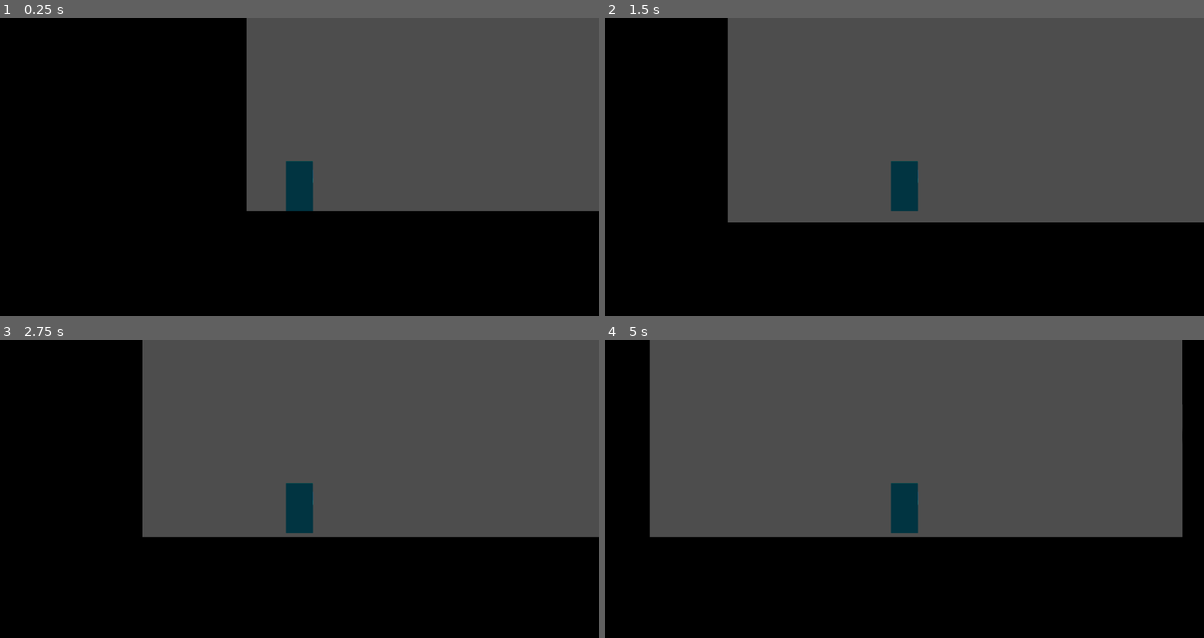
Above: before the commit, frames 1-4 (two rows, left to right).
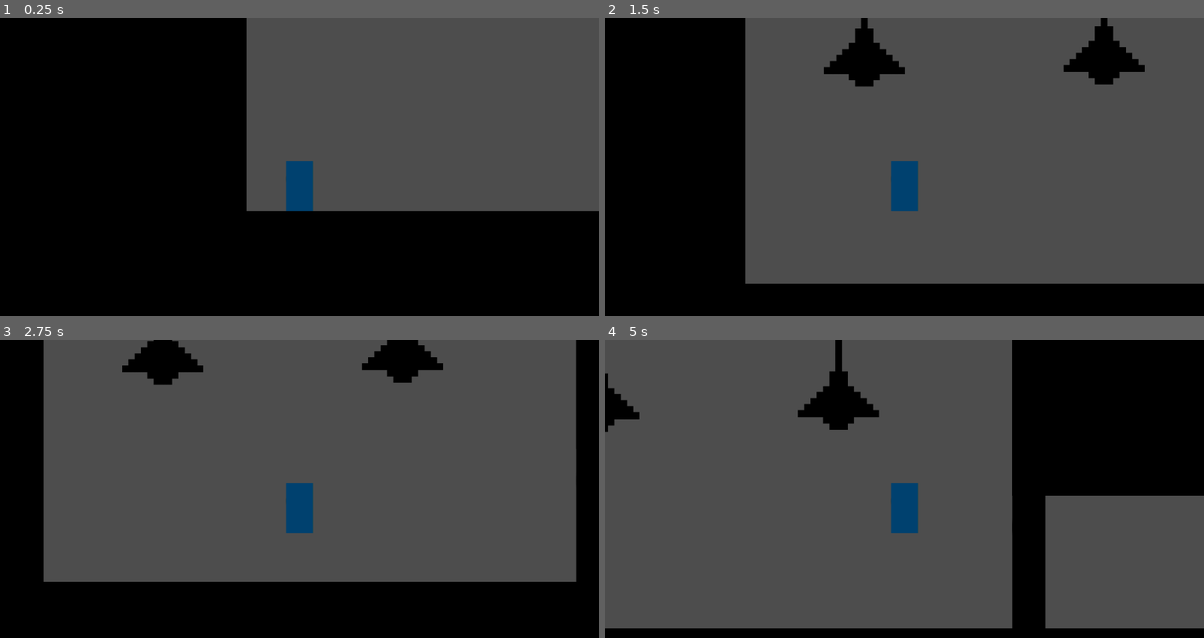
Above: after the commit, the same moments.

Repository: imp0str/The-Emmet-Paradox
Game: Godot game, scene res://Scenes/Levels/test_chamber.tscn
Two runs of this game, one before a commit and one after it. Both use one fixed random seed, a clock stepped at 60 frames per second and the inputs below. The project has no main scene, so this scene is started directly.
Inputs:
- Up to frame 1 (0.25 s): no input
- Up to frame 2 (1.5 s): tap Enter at 0.5 s; hold D (right) from 0.53 s (still down); tap Space (jump) at 0.6, 0.77, 1.07, 1.35 s
- Up to frame 3 (2.75 s): tap Space (jump) at 1.52, 1.82, 2.1 s; release D (right) at 2.03 s; hold A (left) from 2.03 s (still down)
- Up to frame 4 (5 s): release A (left) at 2.78 s; hold D (right) 2.78-4.28 s; tap Space (jump) at 2.85, 3.02, 3.32, 3.6, 3.77, 4.07, 4.35, 4.52, 4.82 s; hold A (left) from 4.28 s (still down)

The runs differ from the first frame. In frame 1, 0.7% of the frame differs, in the area x 47-53%, y 47-65%; in frame 2, 21%; in frame 3, 30%; in frame 4, 52%, in the area x 0-100%, y 0-97%.

Commit message:
added new generalized systems

Diff:
--- a/Scenes/Levels/test_chamber.tscn
+++ b/Scenes/Levels/test_chamber.tscn
@@ -6,6 +6,10 @@
 [ext_resource type="PackedScene" uid="uid://dyavprs2in1bf" path="res://Scenes/Objects/test_chamber_door.tscn" id="3_5r0hm"]
 [ext_resource type="Shader" uid="uid://jkxevnyqphws" path="res://Scenes/Levels/door_outline.gdshader" id="5_khcj1"]
 [ext_resource type="Texture2D" uid="uid://ha3c7tm2otbs" path="res://Assets/white.png" id="6_qyc5w"]
+[ext_resource type="Texture2D" uid="uid://cvxwt33vanpo8" path="res://Assets/lamp.png" id="7_usig4"]
+
+[sub_resource type="OccluderPolygon2D" id="OccluderPolygon2D_qyc5w"]
+polygon = PackedVector2Array(-32, -32, 32, -32, 32, 32, -32, 32)
 
 [sub_resource type="TileSetAtlasSource" id="TileSetAtlasSource_psx28"]
 texture = ExtResource("1_30336")
@@ -266,6 +270,7 @@
 11:11/0 = 0
 12:11/0 = 0
 12:11/0/modulate = Color(0, 0, 0, 1)
+12:11/0/occlusion_layer_0/polygon_0/polygon = SubResource("OccluderPolygon2D_qyc5w")
 12:11/0/physics_layer_0/polygon_0/points = PackedVector2Array(-32, -32, 32, -32, 32, 32, -32, 32)
 13:11/0 = 0
 14:11/0 = 0
@@ -279,6 +284,7 @@
 
 [sub_resource type="TileSet" id="TileSet_5r0hm"]
 tile_size = Vector2i(64, 64)
+occlusion_layer_0/light_mask = 1
 physics_layer_0/collision_layer = 1
 physics_layer_0/collision_mask = 2
 sources/1 = SubResource("TileSetAtlasSource_psx28")
@@ -323,5 +329,17 @@
 scale = Vector2(1.2, 2)
 texture = ExtResource("6_qyc5w")
 
+[node name="Lamp" type="Sprite2D" parent="."]
+modulate = Color(0, 0, 0, 1)
+position = Vector2(1959, 215)
+scale = Vector2(0.3, 0.3)
+texture = ExtResource("7_usig4")
+
+[node name="Lamp2" type="Sprite2D" parent="."]
+modulate = Color(0, 0, 0, 1)
+position = Vector2(2420, 211)
+scale = Vector2(0.3, 0.3)
+texture = ExtResource("7_usig4")
+
 [connection signal="timeout" from="IntroTimer" to="." method="_on_intro_timer_timeout"]
 [connection signal="body_entered" from="Area2D" to="." method="_on_area_2d_body_entered"]
--- a/Scenes/Player/player.gd
+++ b/Scenes/Player/player.gd
@@ -1,25 +1,42 @@
 extends CharacterBody2D
 
+const SPEED = 250.0
+const ACCELERATION = 1200.0
+const AIR_ACCELERATION = 600.0
+const FRICTION = 800.0
+const JUMP_VELOCITY = -450.0
+const MAX_JUMPS = 2
 
-const SPEED = 250.0
-const JUMP_VELOCITY = -450.0
+var jump_count = 0
+
+func _physics_process(delta: float) -> void:
+	# Gravity
+	if not is_on_floor():
+		velocity += get_gravity() * delta
+	else:
+		jump_count = 0  # Reset jump count on landing
+
+	# Handle jump
+	if Input.is_action_just_pressed("jump") and jump_count < MAX_JUMPS:
+		velocity.y = JUMP_VELOCITY
+		jump_count += 1
+
+	# Movement input
+	var direction := Input.get_axis("left", "right")
+
+	var target_speed = direction * SPEED
+	var acceleration = ACCELERATION if is_on_floor() else AIR_ACCELERATION
 
 
-func _physics_process(delta: float) -> void:
-	# Add the gravity.
-	if not is_on_floor():
-		velocity += get_gravity() * delta
-
-	# Handle jump.
-	if Input.is_action_just_pressed("jump") and is_on_floor():
-		velocity.y = JUMP_VELOCITY
-
-	# Get the input direction and handle the movement/deceleration.
-	# As good practice, you should replace UI actions with custom gameplay actions.
-	var direction := Input.get_axis("left", "right")
-	if direction:
-		velocity.x = direction * SPEED
+	# Smooth acceleration and deceleration
+	if direction != 0:
+		# If changing direction mid-air, reduce air control
+		if not is_on_floor() and sign(direction) != sign(velocity.x):
+			velocity.x = move_toward(velocity.x, target_speed, acceleration * 0.5 * delta)
+		else:
+			velocity.x = move_toward(velocity.x, target_speed, acceleration * delta)
 	else:
-		velocity.x = move_toward(velocity.x, 0, SPEED)
+		# Decelerate when no input
+		velocity.x = move_toward(velocity.x, 0, FRICTION * delta)
 
 	move_and_slide()
--- a/Scenes/Player/player.tscn
+++ b/Scenes/Player/player.tscn
@@ -8,7 +8,7 @@
 
 [sub_resource type="AtlasTexture" id="AtlasTexture_a3d8c"]
 atlas = ExtResource("1_uvnfx")
-region = Rect2(0, 384, 64, 64)
+region = Rect2(768, 704, 64, 64)
 
 [node name="Player" type="CharacterBody2D"]
 collision_layer = 2
@@ -20,7 +20,7 @@
 shape = SubResource("RectangleShape2D_xpcdj")
 
 [node name="Sprite2D" type="Sprite2D" parent="."]
-modulate = Color(0.027451, 0.937255, 1, 1)
+modulate = Color(0, 0.486866, 0.521267, 1)
 scale = Vector2(0.8, 1.5)
 texture = SubResource("AtlasTexture_a3d8c")
 
Binary file added: Assets/lamp.png
Not shown, added: Assets/lamp.png.import
Binary file added: Assets/light_source.png
Not shown, added: Assets/light_source.png.import
Not shown: 1 places in Scenes/Levels/test_chamber.tscn that only renumber resources
